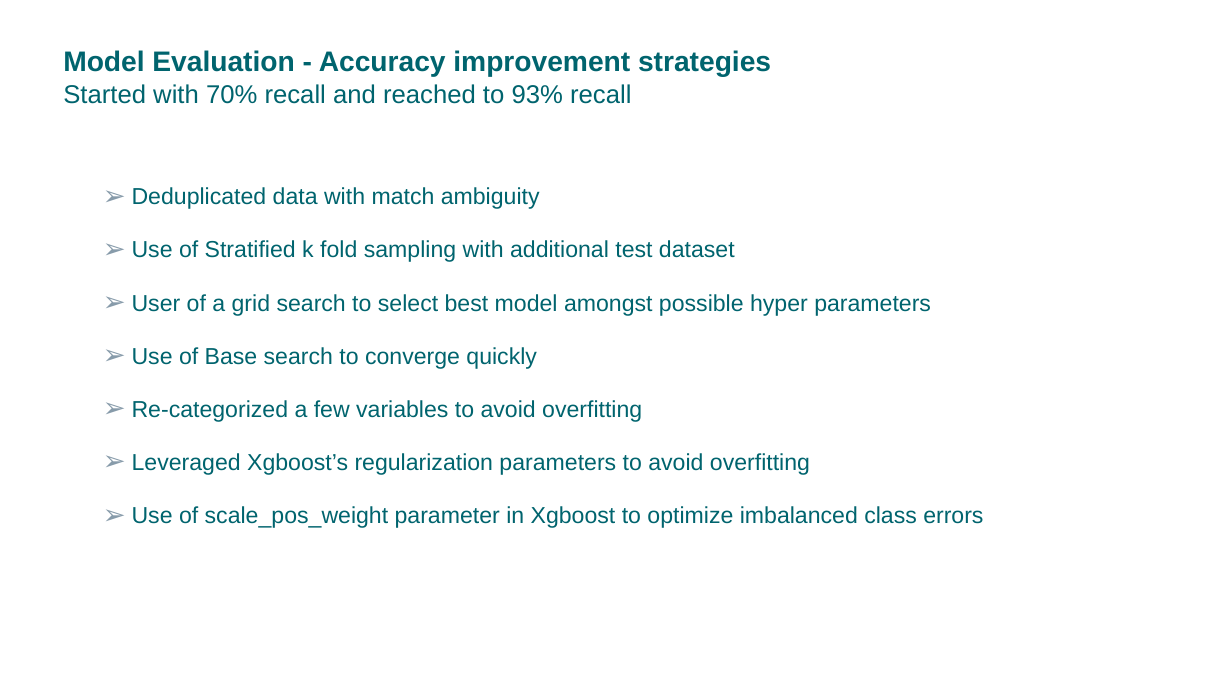
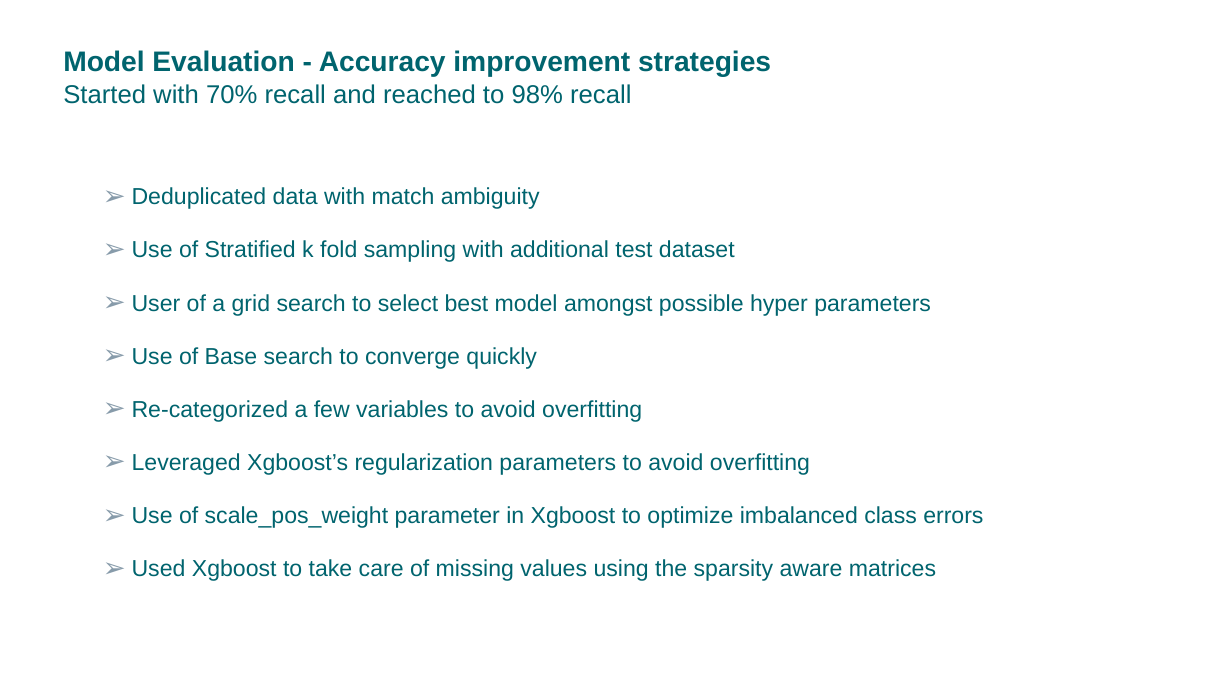
Before and after one commit to neha-balani/Assignment_Neha_Balani_23_Feb, a slide deck: slide 10 of Assignment_presentation_NB_V2.pptx. Drawn at 1232x693 pixels with LibreOffice and Linux fonts; fonts in the diff are those of the drawing. Boxes give left, top, right and bottom in pixels: in the first picture for what was removed or moved away, otherwise in the second. Text is boxed around its words. In the diff, an @@ line names an element or a change of style, - is before the commit and + after.

```diff
--- a/Assignment_presentation_NB_V2.pptx
+++ b/Assignment_presentation_NB_V2.pptx
@@ title at (63,50,771,104): text changed @@
-Model Evaluation - Accuracy improvement strategies
-Started with 70% recall and reached to 93% recall
+Model Evaluation - Accuracy improvement strategies
+Started with 70% recall and reached to 98% recall
@@ text at (132,559,936,581): paragraph added @@
+➢ Used Xgboost to take care of missing values using the sparsity aware matrices
```
Also in this commit, not shown: 4 other slides changed.
